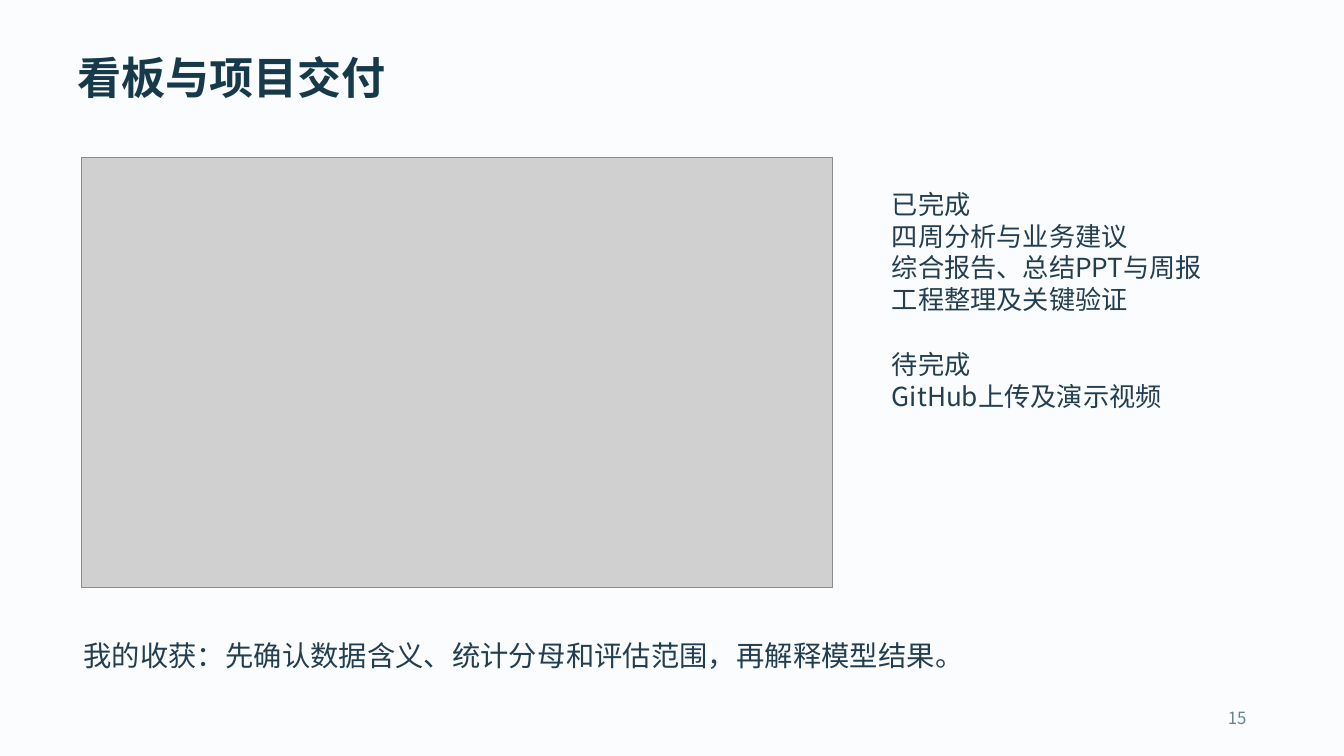
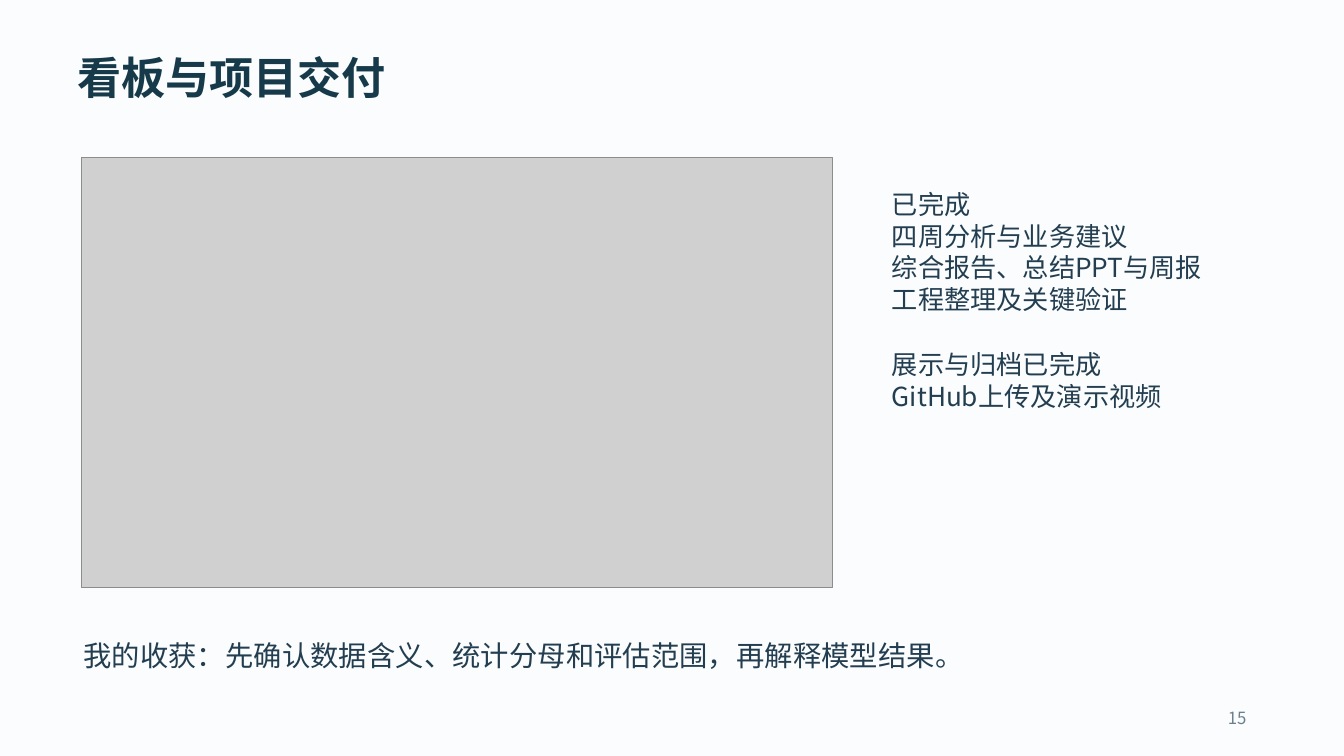
Before and after one commit to Zeya0825/amazon-data-analysis, a slide deck: slide 15 of docs/胡泽雅_Amazon项目总结.pptx. Drawn at 1344x756 pixels with LibreOffice and Linux fonts; fonts in the diff are those of the drawing; grey boxes stand for pictures. Boxes give left, top, right and bottom in pixels: in the first picture for what was removed or moved away, otherwise in the second. Text is boxed around its words. In the diff, an @@ line names an element or a change of style, - is before the commit and + after.

```diff
--- a/docs/胡泽雅_Amazon项目总结.pptx
+++ b/docs/胡泽雅_Amazon项目总结.pptx
@@ text at <box>892,352,1102,376</box>: text changed @@
-待完成
+展示与归档已完成
```
Also in this commit, not shown: 4 other slides changed, 1 other file.
